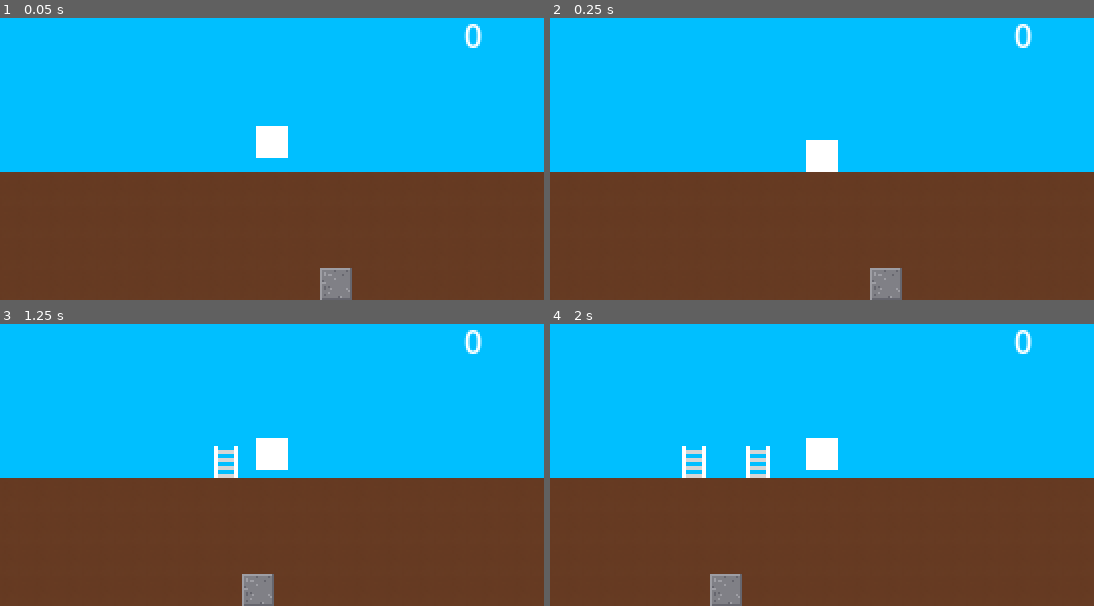
Above: before the commit, frames 1-4 (two rows, left to right).
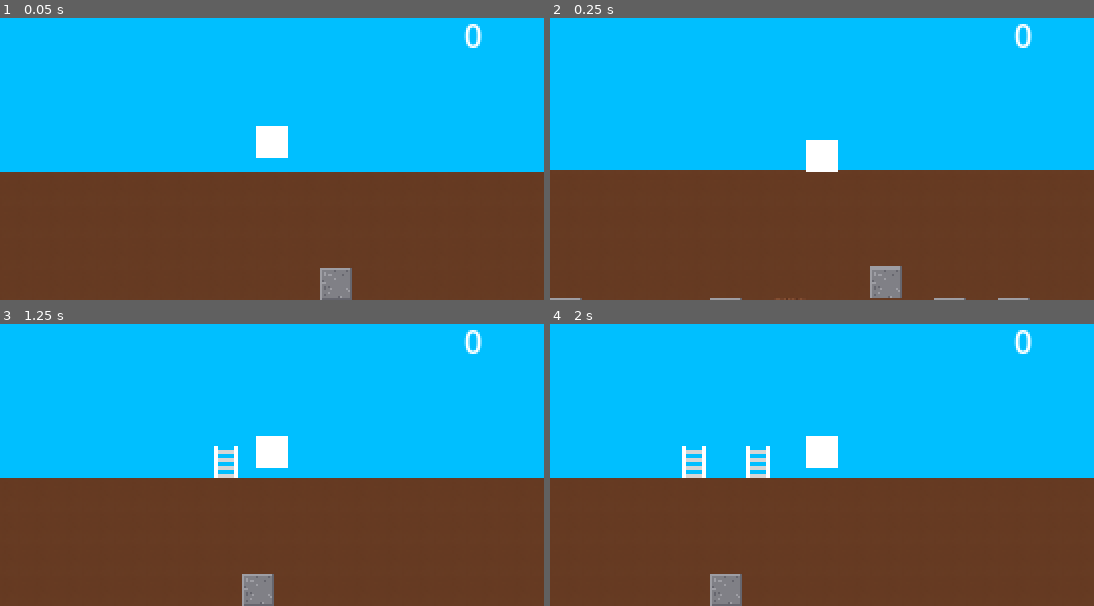
Above: after the commit, the same moments.

Repository: NxtCreator/Entrenched
Game: Godot game, scene res://scenes/main.tscn
The game is run twice, just before and just after one commit, with the same random seed, the same clock (stepped at 60 frames per second) and the same inputs.
Inputs (mouse positions are in pixels of both pictures, inside the frame that each line leads up to):
- Up to frame 1 (0.05 s): no input
- Up to frame 2 (0.25 s): no input
- Up to frame 3 (1.25 s): tap Enter at 0.5 s; move the mouse to (391, 448) at 0.52 s; hold Right (ui_right) from 0.53 s (still down); tap Alt at 0.6 s; click (391, 448) at 0.67 s; tap Up (ui_up) at 0.77 s
- Up to frame 4 (2 s): keep holding Right (ui_right); move the mouse to (713, 476) at 1.27 s; tap Shift at 1.35 s; tap Up (ui_up) at 1.52 s

Frame 1 is identical in both runs. In frame 2, 0.9% of the frame differs, in the area x 0-100%, y 53-100%; in frame 3, less than 0.1%; in frame 4, less than 0.1%.

Commit message:
Trim player collision to 14x13 so ladder-top hover clears flush stone edges

Diff:
--- a/scenes/player.tscn
+++ b/scenes/player.tscn
@@ -1,7 +1,7 @@
 [gd_scene format=3 uid="uid://dcalyfdbvs4i1"]
 
 [sub_resource type="RectangleShape2D" id="RectangleShape2D_62jd7"]
-size = Vector2(14, 14)
+size = Vector2(14, 13)
 
 [node name="Player" type="CharacterBody2D" unique_id=634688996]
 
